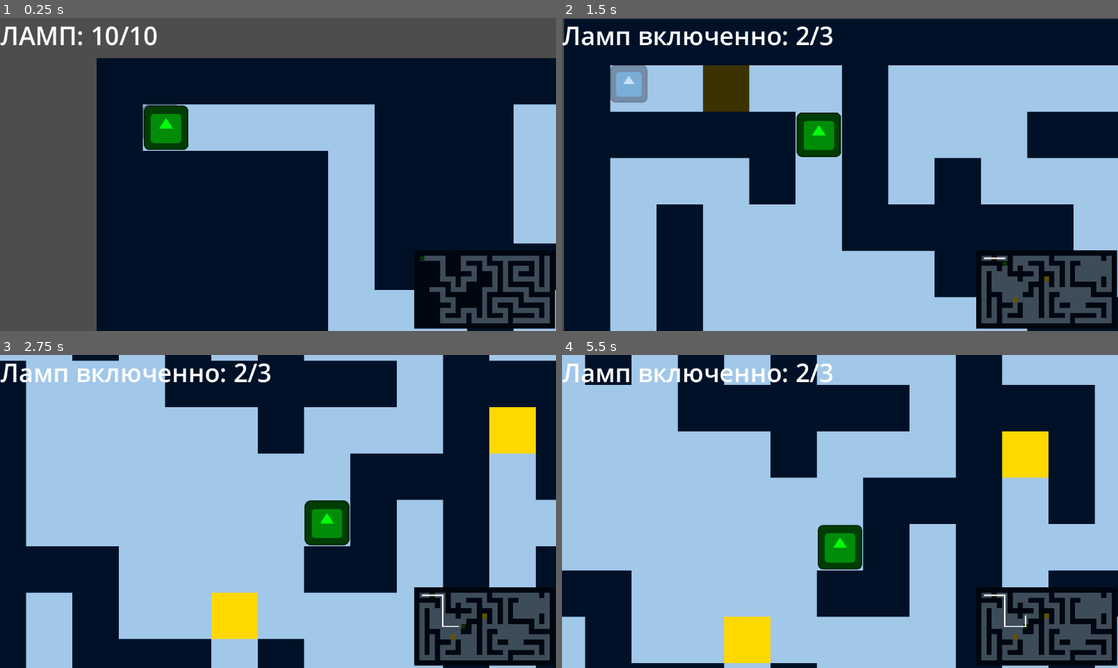
Above: before the commit, frames 1-4 (two rows, left to right).
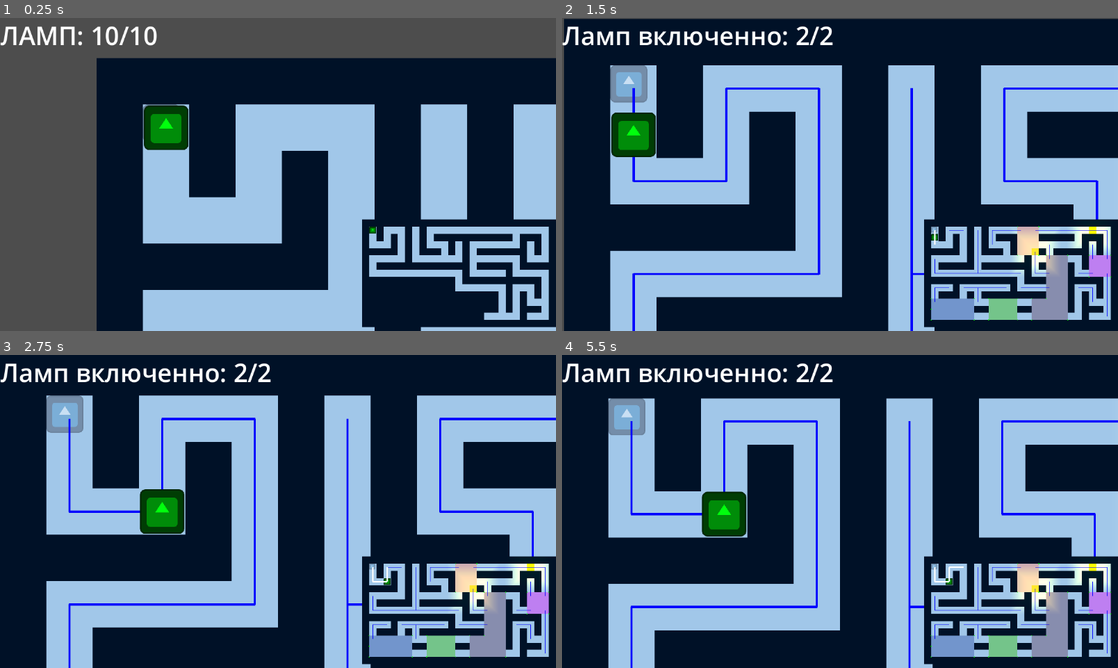
Above: after the commit, the same moments.

Repository: LightMizu/SaveEnergyGame
Game: Godot game, scene res://main.tscn
Two runs of this game, one before a commit and one after it. Both use one fixed random seed, a clock stepped at 60 frames per second and the inputs below. The engine's default icon, where the game draws it, is replaced by a stand-in: a white triangle on a blue panel in a dark square.
Inputs (mouse positions are in pixels of both pictures, inside the frame that each line leads up to):
- Up to frame 1 (0.25 s): no input
- Up to frame 2 (1.5 s): move the mouse to (962, 158) at 0.52 s; hold Right (ui_right) 0.53-1.28 s; move the mouse to (728, 190) at 1.27 s; hold Down (ui_down) from 1.28 s (still down)
- Up to frame 3 (2.75 s): move the mouse to (333, 442) at 2.02 s; release Down (ui_down) at 2.03 s; hold Right (ui_right) from 2.03 s (still down)
- Up to frame 4 (5.5 s): move the mouse to (812, 574) at 2.77 s; release Right (ui_right) at 2.78 s; hold Up (ui_up) 2.78-3.53 s; move the mouse to (1006, 558) at 3.52 s; hold Left (ui_left) 3.53-5.03 s; move the mouse to (673, 464) at 4.27 s; move the mouse to (867, 511) at 5.02 s; hold Down (ui_down) from 5.03 s (still down)

The runs differ from the first frame. In frame 1, 22% of the frame differs, in the area x 25-100%, y 27-100%; in frame 2, 30%; in frame 3, 52%; in frame 4, 60%, in the area x 0-100%, y 0-100%.

Commit message:
Add opening tunnels in minimap with

Diff:
--- a/generator.gd
+++ b/generator.gd
@@ -45,12 +45,16 @@
 var started: bool = false
 var post_processed: bool = false
 var room_mask = Dictionary()
+
+var tunnels := Array()
+
 var room_polygons = Array()
 
 # ─── ЖИЗНЕННЫЙ ЦИКЛ ─────────────────────────────────────────────────────────────
 
 func _ready() -> void:
-	randg.seed = 1153908204889024133
+	#randg.seed = 1153908204889024133
+	randg.randomize()
 	_init_grid()
 	set_process(true)
 
@@ -80,11 +84,10 @@
 			special_chance_step,
 			special_max_chance
 		)
-
+		_build_minimap()
 		post_processed = true
 		emit_signal("done")
 		queue_redraw()
-		print()
 		set_process(false)
 
 
@@ -274,16 +277,18 @@
 	# Рисуем рёбра
 	var debug_polygon := PackedVector2Array()
 	for comp in debug_polyg:
-		var col:= Color(1,0,0,255)
+		var col:= Color(randf(),randf(),randf(),1)
 		for e in range(len(comp)):
 			debug_polygon.push_back(to_local(comp[e]*48+Vector2.ONE*24))
-		#draw_colored_polygon(debug_polygon,col)
+		draw_colored_polygon(debug_polygon,col)
 		debug_polygon.clear()
 	for comp in debug_vert:
 		var col:= Color(0,1,0,255)
 		for e in comp:
 			pass
-			#draw_circle(to_local(e*48+Vector2.ONE*24),10,col)
+			draw_circle(to_local(e*3),10,col)
+	for line in tunnels:
+		draw_line(to_local(line[0]),to_local(line[1]),Color(0,0,1,255),5.0,true)
 
 
 
@@ -332,7 +337,7 @@
 		var polygon := PackedVector2Array()
 		polygon.push_back(component.min()*16+Vector2.ONE*8)
 		debug_polyg.append([component.min()])
-		debug_vert.append(component)
+
 		while q:
 			var vert:Vector2 = q.pop_back()
 			var min_d := 10e9
@@ -348,9 +353,65 @@
 				polygon.append(min_vert*16+Vector2.ONE*8)
 				visited_point.append(min_vert)
 				debug_polyg[-1].append(min_vert)
+		var i: = 0
+		while i < len(polygon)-1:
+
+			if (polygon[i-1].direction_to(polygon[i+1]) - polygon[i-1].direction_to(polygon[i])).distance_to(Vector2.ZERO) < 0.001:
+				polygon.remove_at(i)
+				i-=1
+				pass
+			i+=1
+		debug_vert.append(polygon)
 		#polygon.append(min_vert*16+Vector2.ONE*8)
 		polyg.polygon = polygon
 		polyg.position=Vector2(0,0)
 		Maze.get_node("Area2D").add_child(polyg)
 		if component.size() == 0:
 			continue
+
+
+
+# Клетка является КОРИДОРОМ, а не комнатой
+func _is_corridor(cell: Vector2i) -> bool:
+	return _is_floor(cell) and not room_mask.has(cell)
+
+# Собираем все коридоры как максимальные прямые отрезки
+func _build_minimap() -> void:
+	tunnels.clear()
+
+	for y in range(maze_size.y):
+		for x in range(maze_size.x):
+			var cell := Vector2i(x, y)
+
+			# Нас интересуют только коридоры
+			if not _is_corridor(cell):
+				continue
+
+			for dir in DIRS:
+				var prev := cell - dir
+
+				# Если сзади в этом направлении тоже коридор — значит,
+				# это НЕ начало отрезка, пропускаем, чтобы не дублировать.
+				if _is_corridor(prev):
+					continue
+
+				var start := cell
+				var cur := cell
+
+				# ЕСЛИ сзади комната — расширяем начало отрезка
+				if room_mask.has(prev):
+					start = prev
+
+				# Тянем отрезок вперёд, пока подряд идут клетки коридора
+				while _is_corridor(cur + dir):
+					cur += dir
+
+				var end := cur
+				var next := cur + dir
+
+				# ЕСЛИ впереди комната — добавляем одну клетку комнаты
+				if room_mask.has(next):
+					end = next
+
+				# Добавляем отрезок [start, end]
+				tunnels.append([Vector2(start)*48+Vector2.ONE*24, Vector2(end)*48+Vector2.ONE*24])
--- a/main.tscn
+++ b/main.tscn
@@ -39,9 +39,6 @@
 pattern_0 = SubResource("TileMapPattern_cw3ig")
 pattern_1 = SubResource("TileMapPattern_puhl0")
 
-[sub_resource type="CircleShape2D" id="CircleShape2D_7mycd"]
-radius = 20.0
-
 [sub_resource type="Gradient" id="Gradient_5vw27"]
 interpolation_mode = 2
 colors = PackedColorArray(1, 1, 1, 1, 0, 0, 0, 1)
@@ -53,6 +50,9 @@
 fill = 1
 fill_from = Vector2(0.5, 0.5)
 fill_to = Vector2(0, 0.5)
+
+[sub_resource type="CircleShape2D" id="CircleShape2D_7mycd"]
+radius = 7.4535556
 
 [sub_resource type="CircleShape2D" id="CircleShape2D_lquwl"]
 radius = 79.0
@@ -118,16 +118,10 @@
 editor_draw_limits = true
 editor_draw_drag_margin = true
 
-[node name="CollisionShape2D" type="CollisionShape2D" parent="Player"]
-visible = false
-scale = Vector2(0.1, 0.1)
-shape = SubResource("CircleShape2D_7mycd")
-metadata/_edit_lock_ = true
-
 [node name="PointLight2D" type="PointLight2D" parent="Player"]
-energy = 0.0
+enabled = false
+blend_mode = 2
 range_layer_max = 2
-shadow_enabled = true
 shadow_color = Color(0, 0, 0, 1)
 texture = SubResource("GradientTexture2D_kek77")
 texture_scale = 2.5
@@ -137,17 +131,39 @@
 scale = Vector2(0.12, 0.12)
 texture = ExtResource("1_w8mkk")
 
-[node name="RayCast2D" type="RayCast2D" parent="Player"]
+[node name="Rays" type="Node2D" parent="Player"]
+
+[node name="RayCast2D" type="RayCast2D" parent="Player/Rays"]
+position = Vector2(0, -4.3333335)
 target_position = Vector2(0, -320)
-
-[node name="RayCast2D2" type="RayCast2D" parent="Player"]
+collide_with_areas = true
+
+[node name="RayCast2D2" type="RayCast2D" parent="Player/Rays"]
+position = Vector2(0, 4.666667)
 target_position = Vector2(0, 320)
-
-[node name="RayCast2D3" type="RayCast2D" parent="Player"]
+collide_with_areas = true
+
+[node name="RayCast2D3" type="RayCast2D" parent="Player/Rays"]
+position = Vector2(5, 0)
 target_position = Vector2(320, 0)
-
-[node name="RayCast2D4" type="RayCast2D" parent="Player"]
+collide_with_areas = true
+
+[node name="RayCast2D4" type="RayCast2D" parent="Player/Rays"]
+position = Vector2(-4.666667, 0)
 target_position = Vector2(-320, 0)
+collide_with_areas = true
+
+[node name="Area2D" type="Area2D" parent="Player"]
+
+[node name="CollisionShape2D" type="CollisionShape2D" parent="Player/Area2D"]
+scale = Vector2(0.10000001, 0.10000001)
+shape = SubResource("CircleShape2D_7mycd")
+metadata/_edit_lock_ = true
+
+[node name="CollisionShape2D2" type="CollisionShape2D" parent="Player"]
+scale = Vector2(0.10000001, 0.10000001)
+shape = SubResource("CircleShape2D_7mycd")
+metadata/_edit_lock_ = true
 
 [node name="CanvasLayer" type="CanvasLayer" parent="."]
 
@@ -187,9 +203,11 @@
 collision_mask = 4
 
 [node name="CanvasLayer2" type="CanvasLayer" parent="."]
+layer = 3
 script = ExtResource("8_5vw27")
 
 [node name="Control" type="Control" parent="CanvasLayer2"]
+top_level = true
 layout_mode = 3
 anchor_right = 1.041
 anchor_bottom = 1.0
@@ -199,6 +217,7 @@
 size_flags_vertical = 3
 
 [node name="Label" type="Label" parent="CanvasLayer2/Control"]
+top_level = true
 layout_mode = 0
 offset_left = 1.0
 offset_right = 351.0
@@ -207,26 +226,27 @@
 label_settings = SubResource("LabelSettings_272bh")
 
 [node name="SubViewportContainer" type="SubViewportContainer" parent="CanvasLayer2/Control"]
+top_level = true
 layout_mode = 1
 anchors_preset = -1
 anchor_left = 0.74500006
 anchor_top = 0.763
 anchor_right = 0.998
 anchor_bottom = 1.021
-offset_left = -1004.2399
-offset_top = -558.69
-offset_right = 0.30395508
-offset_bottom = -0.2300415
+offset_left = -1002.24005
+offset_top = -574.4241
+offset_right = 2.303955
+offset_bottom = -21.608093
 grow_horizontal = 0
 grow_vertical = 0
-scale = Vector2(0.225, 0.225)
+scale = Vector2(0.31, 0.31)
 pivot_offset = Vector2(1296, 721)
 stretch = true
 
 [node name="SubViewport" type="SubViewport" parent="CanvasLayer2/Control/SubViewportContainer"]
 disable_3d = true
 handle_input_locally = false
-size = Vector2i(1295, 721)
+size = Vector2i(1296, 720)
 render_target_update_mode = 4
 script = ExtResource("8_kek77")
 
@@ -240,14 +260,18 @@
 limit_bottom = 673
 
 [node name="CanvasLayer" type="CanvasLayer" parent="CanvasLayer2/Control/SubViewportContainer/SubViewport/Node2D"]
+layer = 6
 
 [node name="Line2D" type="Line2D" parent="CanvasLayer2/Control/SubViewportContainer/SubViewport/Node2D/CanvasLayer"]
-width = 12.0
-joint_mode = 2
+z_index = 1
+joint_mode = 1
 begin_cap_mode = 2
 end_cap_mode = 2
+sharp_limit = 11.455
+round_precision = 32
 
 [node name="ColorRect" type="ColorRect" parent="CanvasLayer2/Control/SubViewportContainer/SubViewport/Node2D/CanvasLayer"]
+visible = false
 z_index = -1
 offset_left = -1.7783203
 offset_right = 1295.9993
@@ -255,6 +279,10 @@
 color = Color(0, 0, 0, 0.61960787)
 
 [node name="CanvasModulate" type="CanvasModulate" parent="."]
+visible = false
+visibility_layer = 2
+z_index = -1
+color = Color(0, 0, 0, 1)
 
 [node name="Device" type="Node2D" parent="."]
 position = Vector2(1176, 24)
@@ -262,8 +290,6 @@
 [node name="PointLight2D" type="PointLight2D" parent="Device"]
 enabled = false
 color = Color(1, 0.72156864, 0, 1)
-energy = 0.0
-shadow_enabled = true
 shadow_color = Color(0, 0, 0, 1)
 shadow_filter_smooth = 17.2
 texture = SubResource("GradientTexture2D_4c57u")
@@ -272,4 +298,6 @@
 
 [connection signal="done" from="generator" to="Player" method="_on_generator_done"]
 [connection signal="done" from="generator" to="Blue" method="_on_generator_done"]
+[connection signal="area_entered" from="Player/Area2D" to="Player" method="_on_area_2d_area_entered"]
+[connection signal="area_exited" from="Player/Area2D" to="Player" method="_on_area_2d_area_exited"]
 [connection signal="body_entered" from="Blue/Area2D" to="Blue" method="_on_area_2d_body_entered"]
--- a/player.gd
+++ b/player.gd
@@ -5,39 +5,40 @@
 var direction_y: Vector2
 var direction: Vector2
 var inp :Vector3
-var visited: PackedVector2Array = PackedVector2Array()
+var visited: Array = Array()
+var enabled_rays :bool = true
+
+@onready var rays_untype :Array = $Rays.get_children()
+@onready var rays: Array[RayCast2D]
+@onready var minimap: CanvasLayer = $"../CanvasLayer2/Control/SubViewportContainer/SubViewport/Node2D/CanvasLayer"
 
 
-@onready var minimap: CanvasLayer = $"../CanvasLayer2/Control/SubViewportContainer/SubViewport/Node2D/CanvasLayer"
 
 @export var timer: float
+
+var lines := Array()
 var snapped_pos
+var first: Vector2i; var second: Vector2i
 @onready var maze = $"../maze"
 
-func get_rect_edges_local(col: CollisionShape2D) -> Array:
-	var rect := col.shape as RectangleShape2D
-	if rect == null:
-		push_error("Shape не RectangleShape2D")
-		return []
-
-	var e := rect.size
-	var position := col.position-e*0.5
-	var points := [
-		position+e*Vector2.ZERO, # p1
-		position+e*Vector2.RIGHT, # p2
-		position+e*Vector2.DOWN, # p3
-		position+e*Vector2.ONE, # p4
-	]
-
-	var edges := []
-	for i in range(points.size()):
-		var a = points[i]
-		var b = points[(i + 1) % points.size()] # замыкаем p4 -> p1
-		edges.append([a, b])                    # ((x1,y1),(x2,y2))
-	return edges
+func _ready():
+	for r in rays_untype:
+		assert(r is RayCast2D, "all items in rays must be RayCast2D")
+		rays.push_back(r as RayCast2D)
 
 
+func convert_to_line(a: Vector2) -> Vector2:
+	return a
+
+func _draw() -> void:
+	for line in lines:
+		draw_line(to_local(line[0]),to_local(line[1]),Color(1,0,0,255), 3.0)
+
+func _process(_delta: float) -> void:
+	queue_redraw()
+
 func _physics_process(delta: float) -> void:
+
 	direction_x = Input.get_vector("ui_left", "ui_right", "ui_none", "ui_none")
 	direction_y = Input.get_vector("ui_none", "ui_none", "ui_up", "ui_down")
 	if direction_x:
@@ -47,10 +48,21 @@
 	timer += delta
 	if timer > 0.125:
 		if not test_move(global_transform,direction*SPEED):
-			if position not in visited:
-				visited.append(position)
-			minimap.get_node("Line2D").add_point(position+Vector2.ONE*48)
+
+
 			position += direction*SPEED
+
+			if direction:
+
+				for tunnel in $"../generator".tunnels:
+					if visited.has(tunnel):
+						continue
+					if Geometry2D.get_closest_point_to_segment(position,tunnel[0],tunnel[1]).distance_to(position) < 0.1:
+						var line := Line2D.new()
+						visited.append(tunnel)
+						line.add_point(tunnel[0]+Vector2.ONE*48)
+						line.add_point(tunnel[1]+Vector2.ONE*48)
+						minimap.add_child(line)
 		_check_on_device()
 		timer -= 0.125
 
@@ -70,3 +82,9 @@
 
 func _on_generator_done() -> void:
 	$Camera2D.enabled = true
+
+
+func _on_area_2d_area_entered(_area: Area2D) -> void:
+	enabled_rays = false
+func _on_area_2d_area_exited(_area: Area2D) -> void:
+	enabled_rays = true
